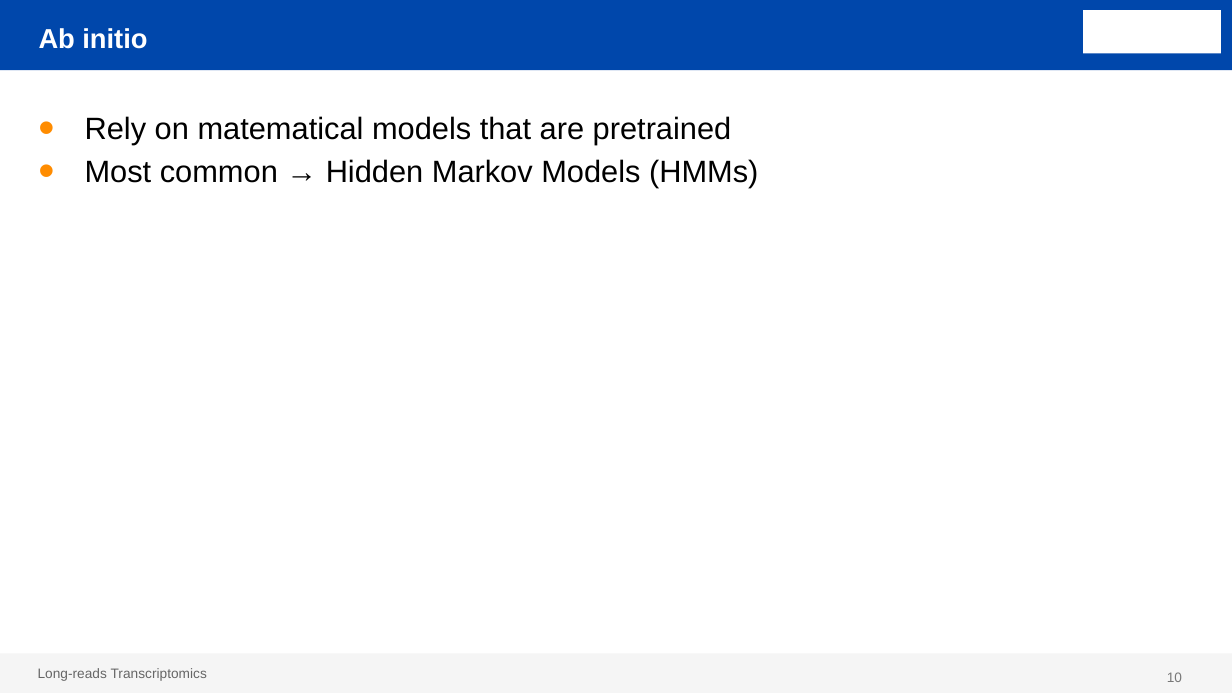
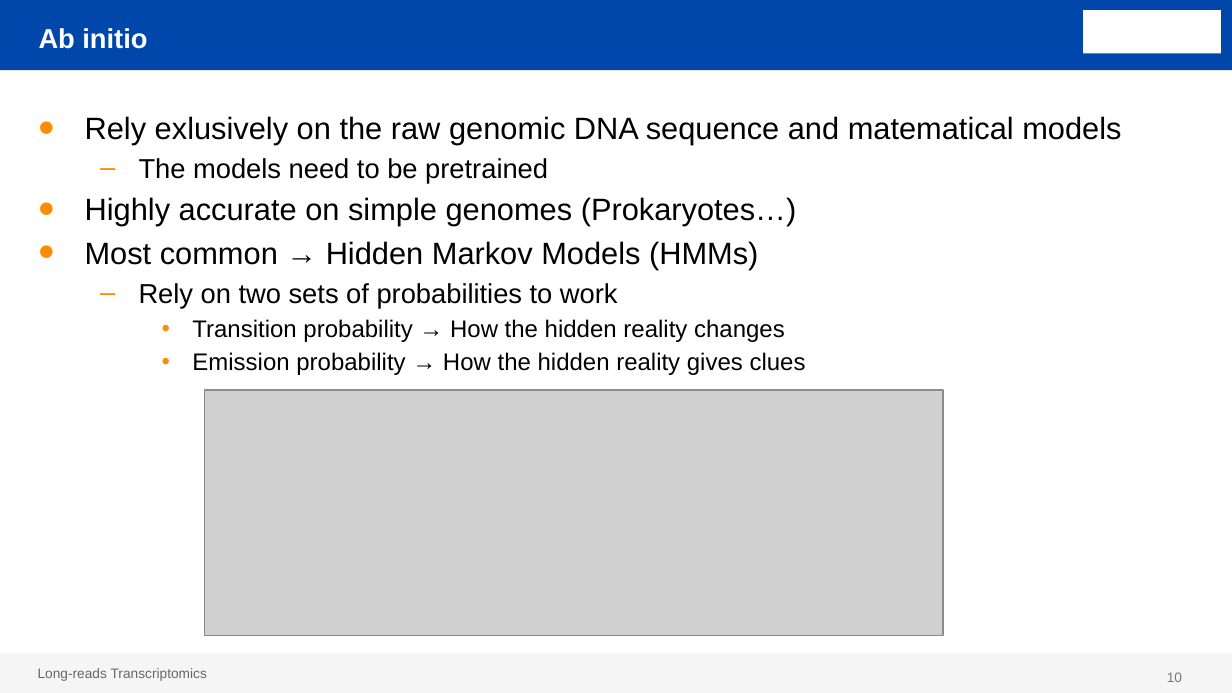
Before and after one commit to ConesaLab/VALT_Summer_Course, a slide deck: slide 10 of theory/day2/SQANTI_evidence.pptx. Drawn at 1232x693 pixels with LibreOffice and Linux fonts; fonts in the diff are those of the drawing; grey boxes stand for pictures; background and template pictures are left out. Boxes give left, top, right and bottom in pixels: in the first picture for what was removed or moved away, otherwise in the second. Text is boxed around its words. In the diff, an @@ line names an element or a change of style, - is before the commit and + after.

```diff
--- a/theory/day2/SQANTI_evidence.pptx
+++ b/theory/day2/SQANTI_evidence.pptx
@@ text at (85,116,1121,226): text changed @@
-• Rely on matematical models that are pretrained
+• Rely exlusively on the raw genomic DNA sequence and matematical models
+  – The models need to be pretrained
+• Highly accurate on simple genomes (Prokaryotes…)
@@ text at (139,283,806,375): paragraphs added @@
+  – Rely on two sets of probabilities to work
+    • Transition probability → How the hidden reality changes
+    • Emission probability → How the hidden reality gives clues
@@ picture added at (205,391,944,636) @@
```
Also in this commit, not shown: 17 other slides changed, 38 slides added, 3 slides removed, 4 other files.
